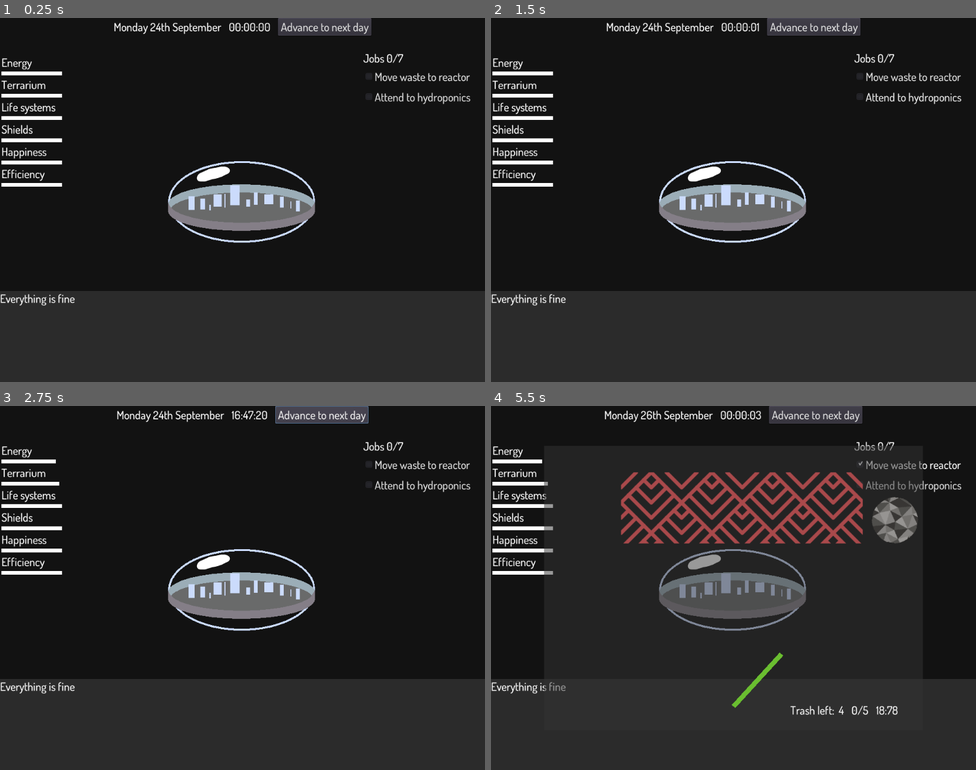
Above: before the commit, frames 1-4 (two rows, left to right).
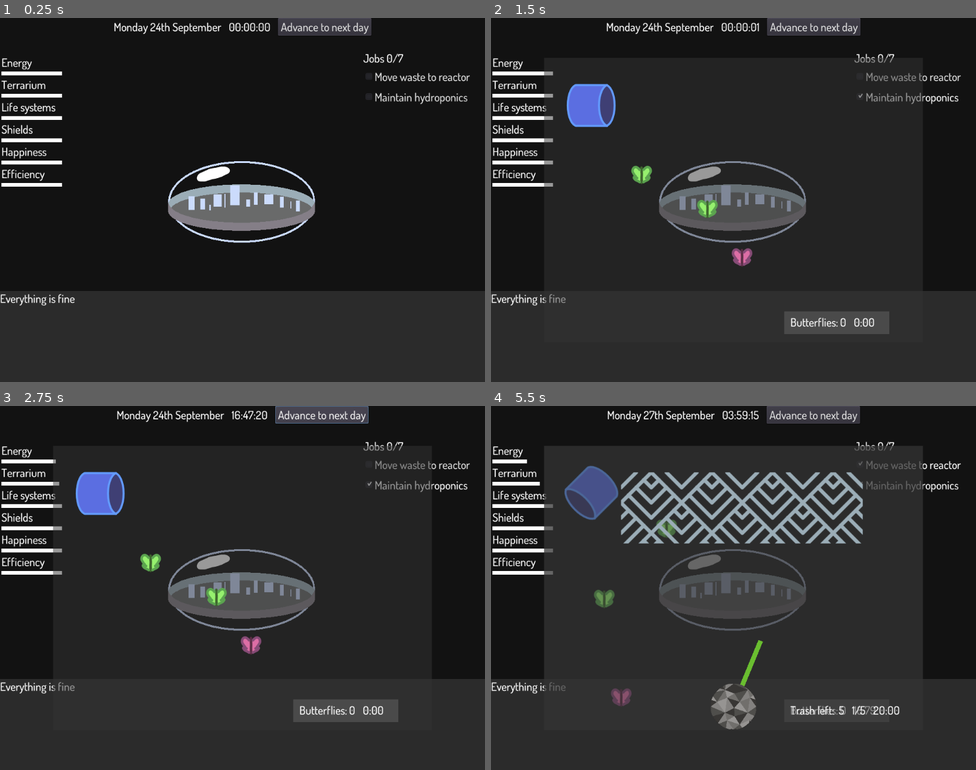
Above: after the commit, the same moments.

Repository: broquaint/eggjam20
Game: Godot game, scene res://Root.tscn
Same seed, same stepped clock (60 frames per second), same inputs: the game is played once before the commit and once after it.
Inputs (mouse positions are in pixels of both pictures, inside the frame that each line leads up to):
- Up to frame 1 (0.25 s): no input
- Up to frame 2 (1.5 s): click (912, 98) at 0.5 s, where only the run before the commit has a clickable "Attend to hydroponics"; click (912, 98) at 1.25 s, where only the run after the commit has a clickable "Maintain hydroponics"
- Up to frame 3 (2.75 s): click "Advance to next day" at 2 s
- Up to frame 4 (5.5 s): click "Advance to next day" at 2.75 s; click "Move waste to reactor" at 3.5 s; tap Enter (ui_accept) at 4.25, 4.52, 4.82, 5.27 s; hold Right (move_right) 4.28-5.03 s; hold Down (move_down) from 5.03 s (still down)

The runs differ from the first frame. In frame 1, 0.3% of the frame differs, in the area x 77-97%, y 20-24%; in frame 2, 7.1%; in frame 3, 7.0%; in frame 4, 11%, in the area x 7-97%, y 0-89%.
Error after the commit: Attempt to call function 'stop_all' in base 'null instance' on a null instance. (res://scripts/FeedReactor.gd:100)

Commit message:
Integrate maintain hydroponics mini game
It's alive!

Diff:
--- a/scripts/Butterfly.gd
+++ b/scripts/Butterfly.gd
@@ -28,3 +28,4 @@
 
 func start_flapping():
 	can_move = true
+	flap()
--- a/scripts/Habitat.gd
+++ b/scripts/Habitat.gd
@@ -18,6 +18,7 @@
 const LIFE_SYSTEMS_MAX = WEEK / 2
 
 onready var feed_reactor_scene = preload("res://scenes/FeedReactor.tscn")
+onready var maintain_hydroponics_scene = preload("res://scenes/MaintainHydroponics.tscn")
 
 var energy : float = 100.0
 var terrarium : float = 100.0
@@ -35,7 +36,7 @@
 		funcref(self, '_job_feed_reactor')
 	),
 	Job.create(
-		'Attend to hydroponics',
+		'Maintain hydroponics',
 		'terrarium',
 		112233,
 		'Wednesday',
@@ -78,7 +79,20 @@
 	energy = new_val
 
 func _job_rotate_hydroponics():
-	terrarium = clamp(terrarium + TERRARIUM_DETERIORATION, 0.0, TERRARIUM_MAX)
+	var maintain_hydroponics = maintain_hydroponics_scene.instance()
+	maintain_hydroponics.position = Vector2(112, 84)
+	get_node("/root/Root").add_child(maintain_hydroponics)
+	var score = yield(maintain_hydroponics, "game_completed")
+
+	yield(get_tree().create_timer(2.0), 'timeout')
+	var fade = get_tree().create_tween()
+	fade.tween_property(maintain_hydroponics, 'modulate', Color('#00ffffff'), 1.0)
+	fade.tween_callback(maintain_hydroponics, 'queue_free')
+
+	var up_by = float(TERRARIUM_DETERIORATION) * (1 + (score/10))
+	var new_val = clamp(terrarium + up_by, 0.0, float(TERRARIUM_MAX))
+	print("terrarium from ", terrarium, ' to ', new_val, ' based on ', score, ' up by ', up_by)
+	terrarium = new_val
 
 func energy_percent():
 	return 100 * (energy / ENERGY_MAX)
--- a/scripts/MaintainHydroponics.gd
+++ b/scripts/MaintainHydroponics.gd
@@ -1,6 +1,7 @@
 extends Node2D
 
 signal play_started()
+signal game_completed(score)
 
 enum PlayState {
 	AT_START,
@@ -26,6 +27,8 @@
 	$NetForButterflies/Catchment.connect("body_exited", self, "losing_butterfly")
 	$NetForButterflies.connect('player_moved', self, 'start_catching')
 
+	$PlayTime.connect('timeout', self, 'end_game')
+
 func add_butterfly(offset):
 	var bf = butterfly_scene.instance()
 	bf.get_node("EscapeWindow").connect("timeout", self, "caught_butterfly", [bf])
@@ -33,6 +36,7 @@
 	connect('play_started', bf, 'start_flapping')
 	add_child(bf)
 	butterflies.append(bf)
+	return bf
 
 func start_catching():
 	play_state = PlayState.PLAYING
@@ -55,6 +59,9 @@
 	butterfly.get_node('EscapeWindow').stop()
 
 func caught_butterfly(butterfly):
+	if play_state == PlayState.ALL_DONE:
+		return
+
 	score += 1
 
 	butterfly.get_node('Collision').disabled = true
@@ -72,4 +79,10 @@
 
 	var x = 400 + randi() % 150 * (-1 if randi() % 2 == 0 else 1)
 	var y = 300 + randi() % 150 * (-1 if randi() % 2 == 0 else 1)
-	add_butterfly(Vector2(x, y))
+	var bf = add_butterfly(Vector2(x, y))
+#	bf.can_move = true
+	bf.start_flapping()
+
+func end_game():
+	play_state = PlayState.ALL_DONE
+	emit_signal('game_completed', score)
